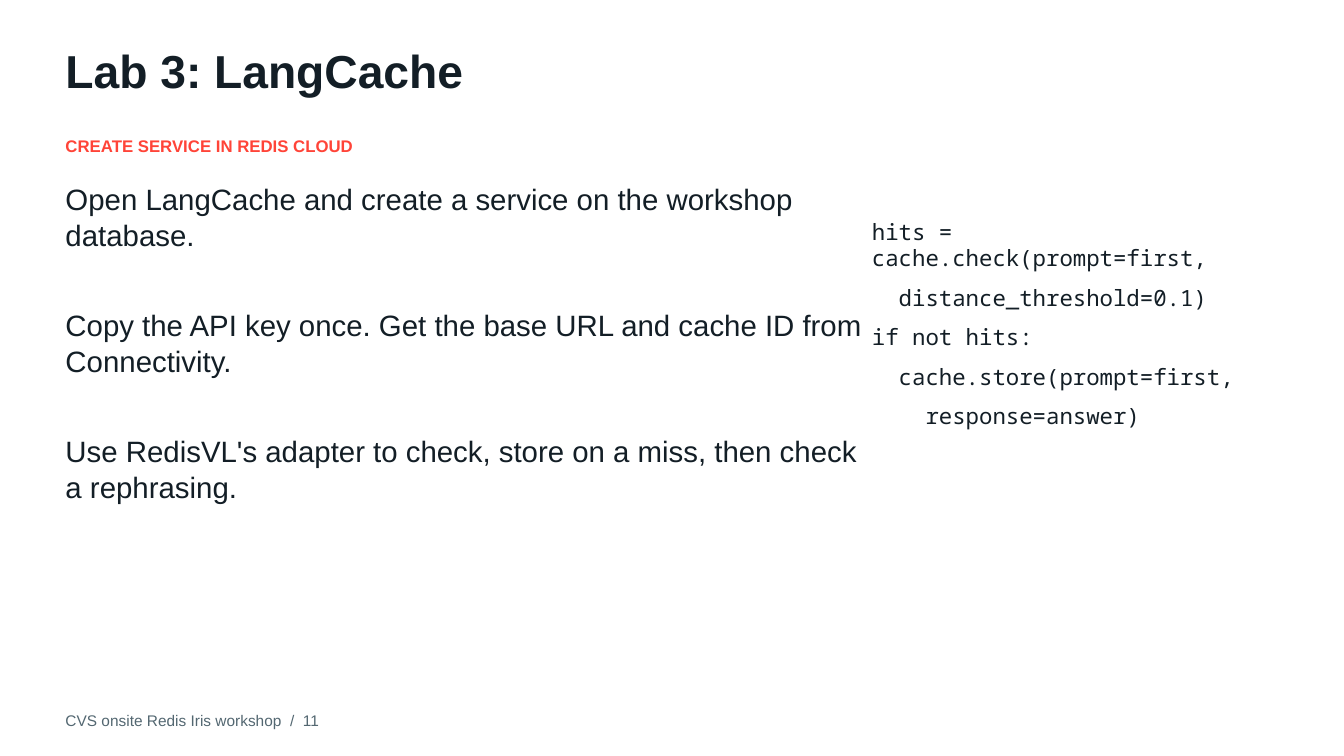
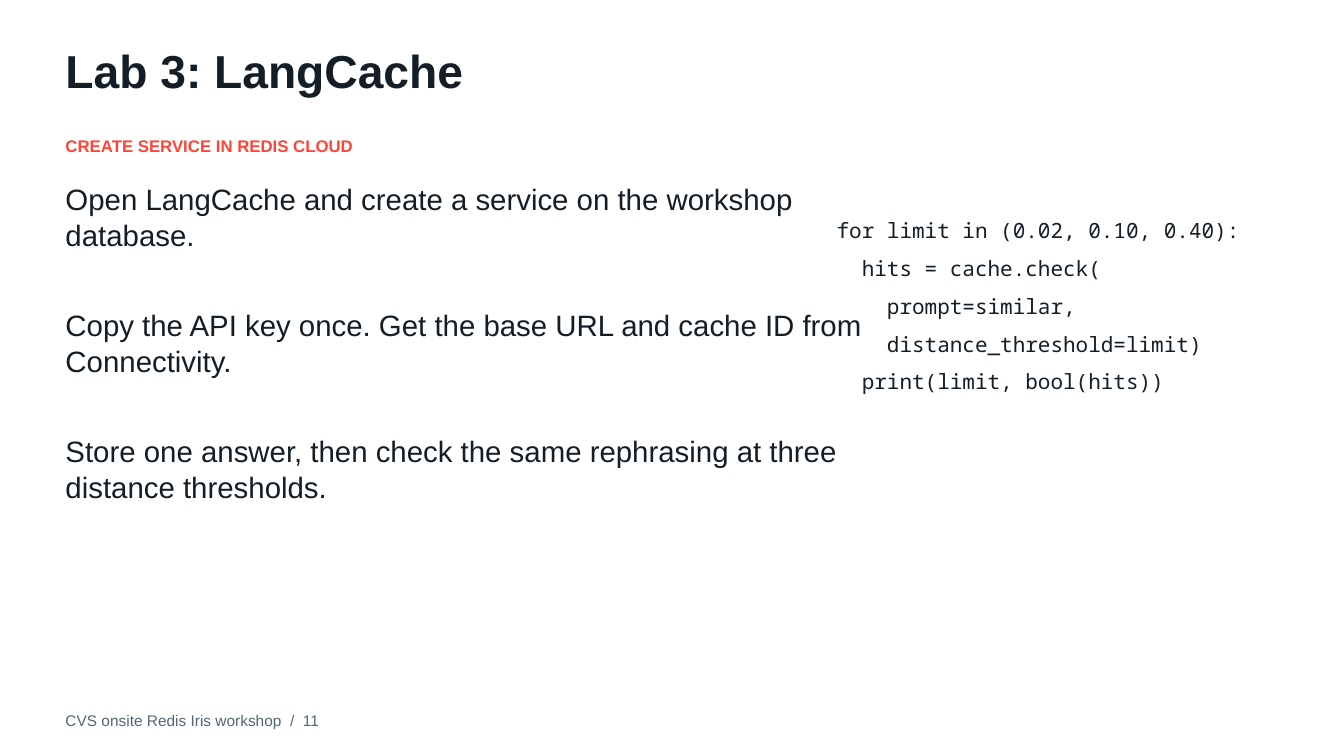
Before and after one commit to justin-cechmanek/iris-workshop-october-15, a slide deck: slide 11 of slides/cvs-redis-iris-workshop.pptx. Drawn at 1344x756 pixels with LibreOffice and Linux fonts; fonts in the diff are those of the drawing. Boxes give left, top, right and bottom in pixels: in the first picture for what was removed or moved away, otherwise in the second. Text is boxed around its words. In the diff, an @@ line names an element or a change of style, - is before the commit and + after.

Commit message:
Compare LangCache distance thresholds in Lab 3

```diff
--- a/slides/cvs-redis-iris-workshop.pptx
+++ b/slides/cvs-redis-iris-workshop.pptx
@@ text at [837, 222, 1240, 394]: text changed; size 16 to 15 pt @@
-hits = cache.check(prompt=first,
-distance_threshold=0.1)
-if not hits:
-cache.store(prompt=first,
-response=answer)
+for limit in (0.02, 0.10, 0.40):
+hits = cache.check(
+prompt=similar,
+distance_threshold=limit)
+print(limit, bool(hits))
@@ text at [65, 440, 836, 499]: text changed @@
-Use RedisVL's adapter to check, store on a miss, then check a rephrasing.
+Store one answer, then check the same rephrasing at three distance thresholds.
```
Also in this commit, not shown: 5 other files.
